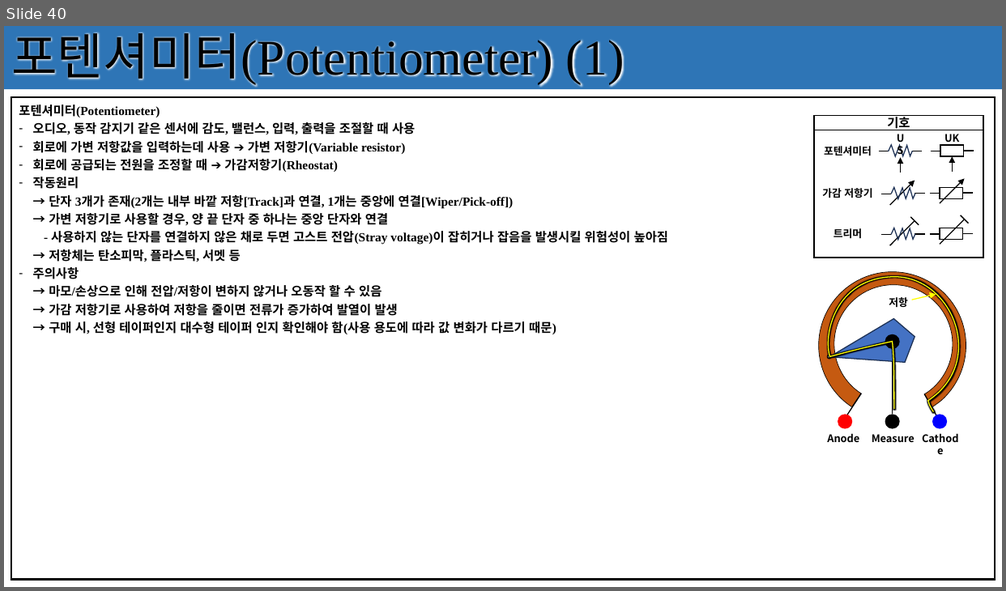
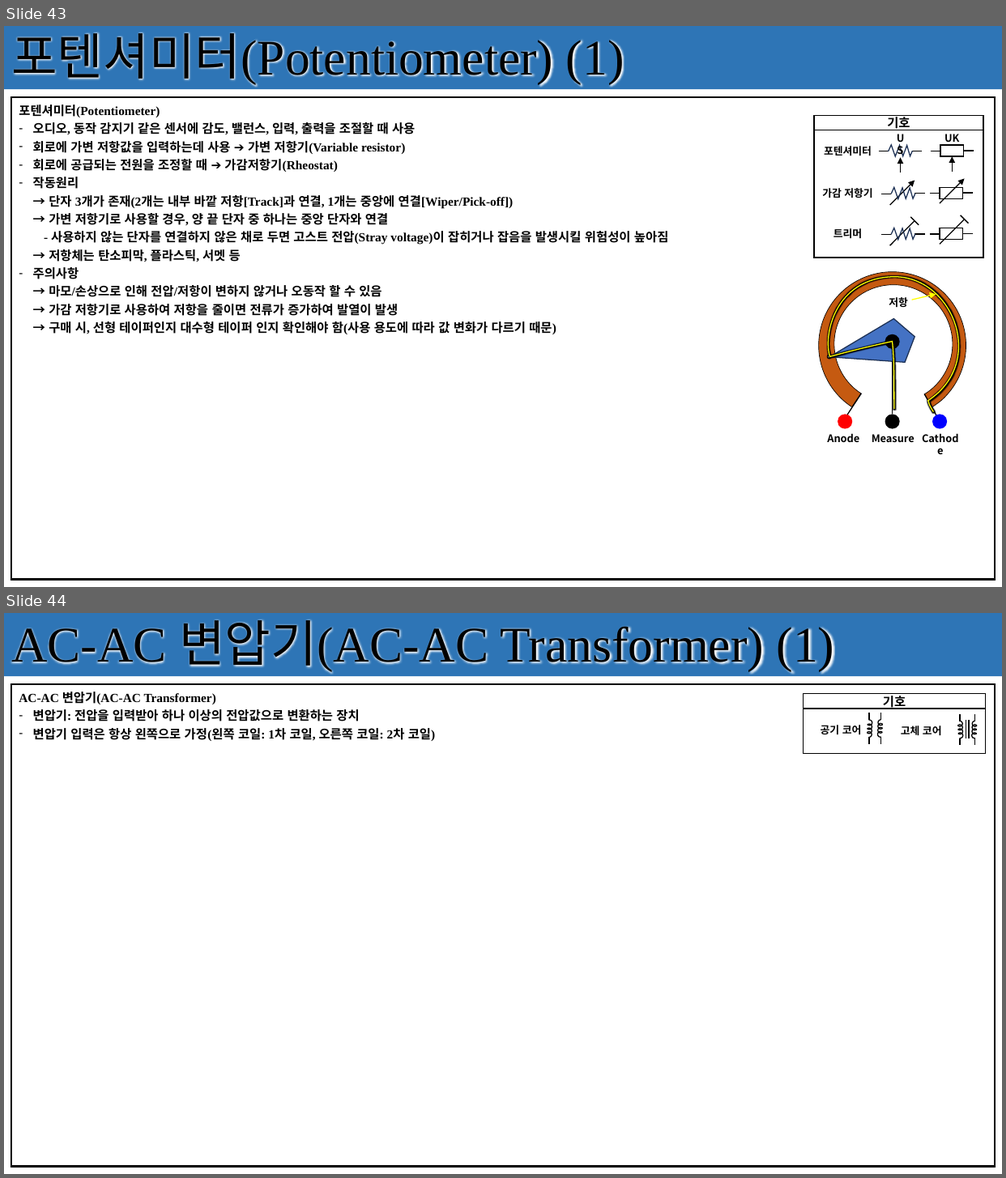
Before and after one commit to seonghokim/Study, a slide deck: Study Material/[KOR] Basic Electrical Circuit.pptx. Shown one above the other, each under a label of ours: slide 40 before the commit, slides 43 and 44 after it. The pictures are 1006x591 and 1006x1178 pixels, drawn with LibreOffice and Linux fonts; fonts in the diff are those of the drawing. Boxes give left, top, right and bottom in pixels: in the first picture for what was removed or moved away, otherwise in the second. Text is boxed around its words. In the diff, an @@ line names an element or a change of style, - is before the commit and + after.

```diff
--- a/Study Material/[KOR] Basic Electrical Circuit.pptx
+++ b/Study Material/[KOR] Basic Electrical Circuit.pptx
@@ slide 44 added at [4,613,1002,1174], background #FFFFFF; not listed: 1 template element that a slide beside it also shows @@
@@ rectangle added at [4,613,1002,677], fill #2E75B6, 48 pt, text #000000 @@
+AC-AC 변압기(AC-AC Transformer) (1)
@@ table added at [11,684,995,1166], 1 rows, 1 columns @@
+AC-AC 변압기(AC-AC Transformer) / 변압기: 전압을 입력받아 하나 이상의 전압값으로 변환하는 장치 / 변압기 입력은 항상 왼쪽으로 가정(왼쪽 코일: 1차 코일, 오른쪽 코일: 2차 코일)
@@ group added at [803,694,987,753]: 16 arc (boxed as its full ellipse)s, 10 lines, 2 rectangles, 2 texts @@
+기호
+고체 코어
+공기 코어
@@ what was slide 40 is now slide 43 @@
```
Also in this commit, not shown: 4 slides changed, 3 other slides added.
